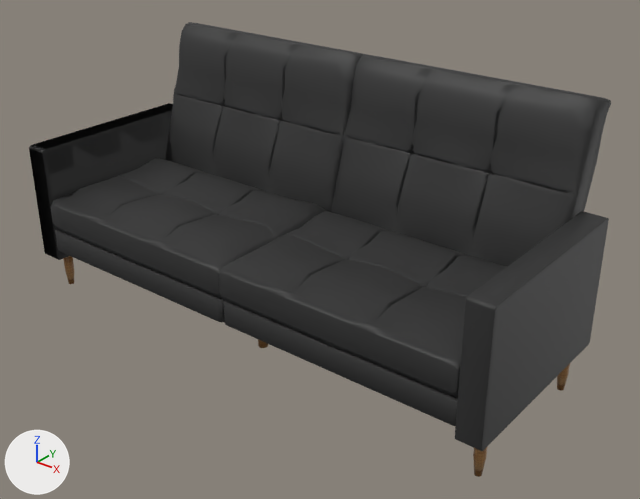
One commit to the glTF model 43561457564.glb: the scene before it, then after it.
Before and after are seen from a 50 mm camera at (9.98, -11.62, 8.04) aimed at (0.46, 0.28, 0.66). The axes (+X, +Y, +Z) are drawn at lower left. The lights are the same throughout. Where no turn or scale is listed for an object, it has been applied to the vertices. Vertices at the same position are counted once.
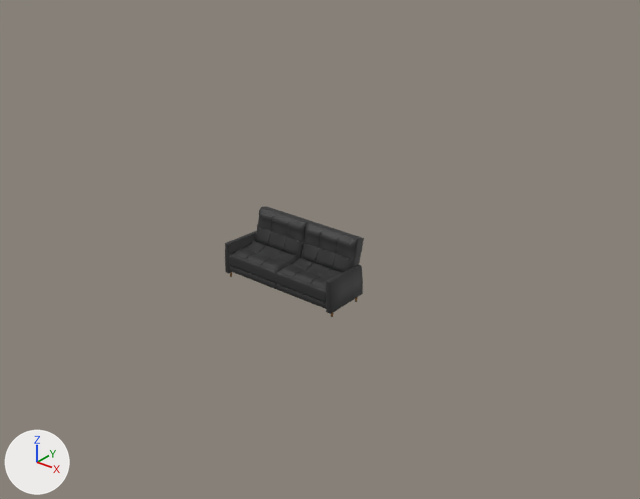
The edits, one by one:
me_cube_001 is used by ob_cube; location (0.0, 0.0, 0.0).
me_cube_001 had 324 vertices, 644 faces and spanned x -4.87..0.0, y -1.95..1.95, z -0.12..0.35.
me_cube_001 now has 13720 vertices, 27380 faces and spans x -1.35..1.34, y -0.5..0.69, z -0.22..1.03.
me_cube_001 part 1: 324 vertices removed from x -4.87..0.0, y -1.95..1.95, z -0.12..0.35; 13720 vertices added at x -1.35..1.34, y -0.5..0.69, z -0.22..1.03.
me_cube_001 now uses material mat_wood (picture img_wood_texture_wood_texture_235569).
Object 'Plane' (ob_plane) is deleted.
Object 'Cube.003' (ob_cube_003) is deleted.
Object 'Cube.004' (ob_cube_004) is deleted.
Object 'Cube.005' (ob_cube_005) is deleted.
Object 'Cube.006' (ob_cube_006) is deleted.
Object 'Cube.007' (ob_cube_007) is deleted.
Object 'Cube.008' (ob_cube_008) is deleted.
Object 'Cube.009' (ob_cube_009) is deleted.
Object 'Cube.010' (ob_cube_010) is deleted.

Where the change shows, as pixel boxes (x1, y1, x2, y2) in the pictures (640 x 499 px):
'Cube.008', deleted (black)
    before: (331, 54, 611, 266)
'Cube.010', deleted (black)
    before: (219, 211, 507, 398)
'Cube.003', deleted (black)
    before: (166, 22, 367, 212)
'Cube.009', deleted
    before: (455, 211, 609, 451)
'Cube.006', deleted (black)
    before: (51, 158, 327, 299)
'Cube', reshaped
    before: (55, 229, 225, 322)
    after: (225, 206, 364, 317)
'Cube.005', deleted (black)
    before: (29, 103, 173, 260)
'Cube.007', deleted (black)
    before: (224, 300, 458, 426)
'Plane', deleted (brown)
    before: (63, 256, 570, 477)
'Cube.004', deleted
    before: (35, 147, 65, 258)
